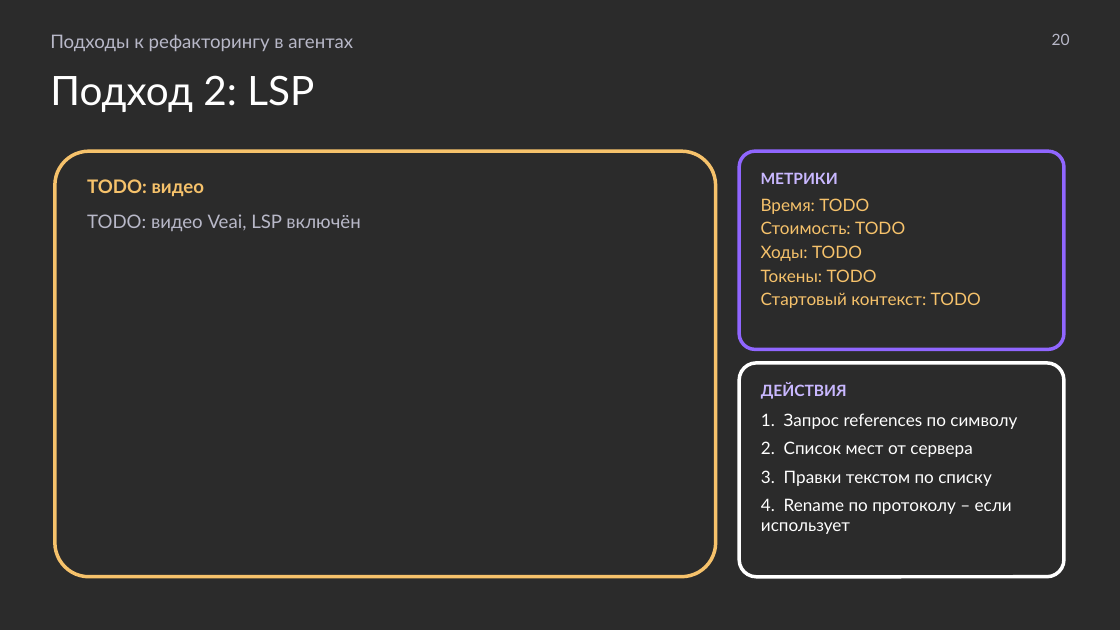
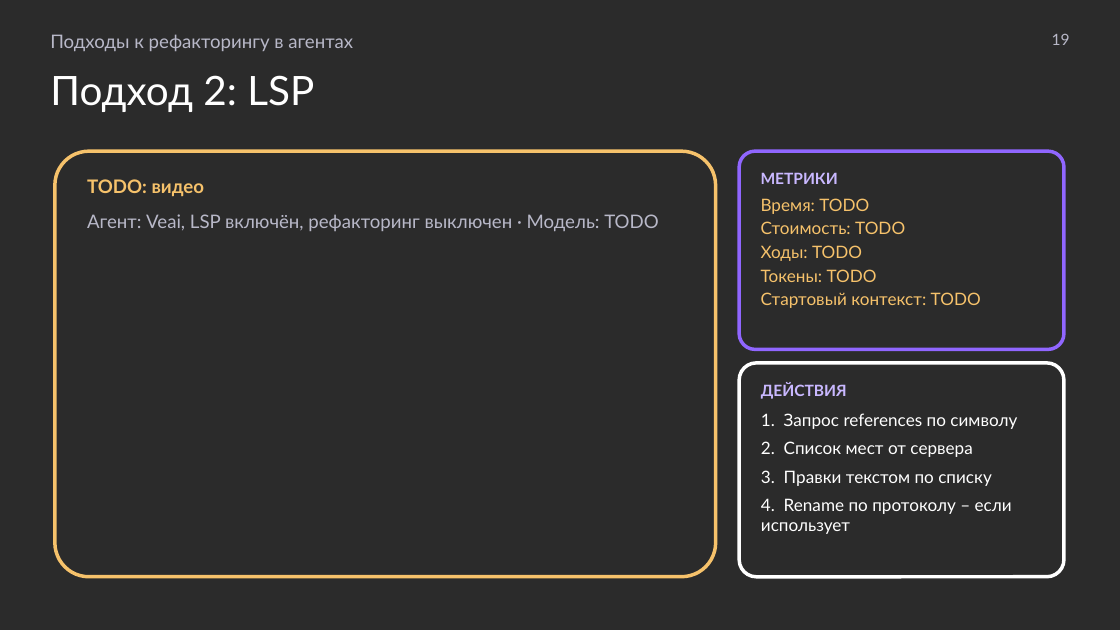
Before and after one commit to MchKosticyn/ide-refactoring-in-ai-agents, a slide deck: slide 19 of Доклад_ Рефакторинг в ИИ-агентах.pptx (slide 20 before the commit). Drawn at 1120x630 pixels with LibreOffice and Linux fonts; fonts in the diff are those of the drawing; background and template pictures are left out; a plain dark background stands for a picture behind light text. Boxes give left, top, right and bottom in pixels: in the first picture for what was removed or moved away, otherwise in the second. Text is boxed around its words. In the diff, an @@ line names an element or a change of style, - is before the commit and + after.

```diff
--- a/Доклад_ Рефакторинг в ИИ-агентах.pptx
+++ b/Доклад_ Рефакторинг в ИИ-агентах.pptx
@@ text at (x1=1052, y1=34, x2=1070, y2=45): text changed @@
-20
+19
@@ text in rounded rectangle at (x1=87, y1=214, x2=658, y2=231): text changed @@
-TODO: видео Veai, LSP включён
+Агент: Veai, LSP включён, рефакторинг выключен · Модель: TODO
```
Also in this commit, not shown: 26 other slides changed, 1 slide removed, 1 other file.
